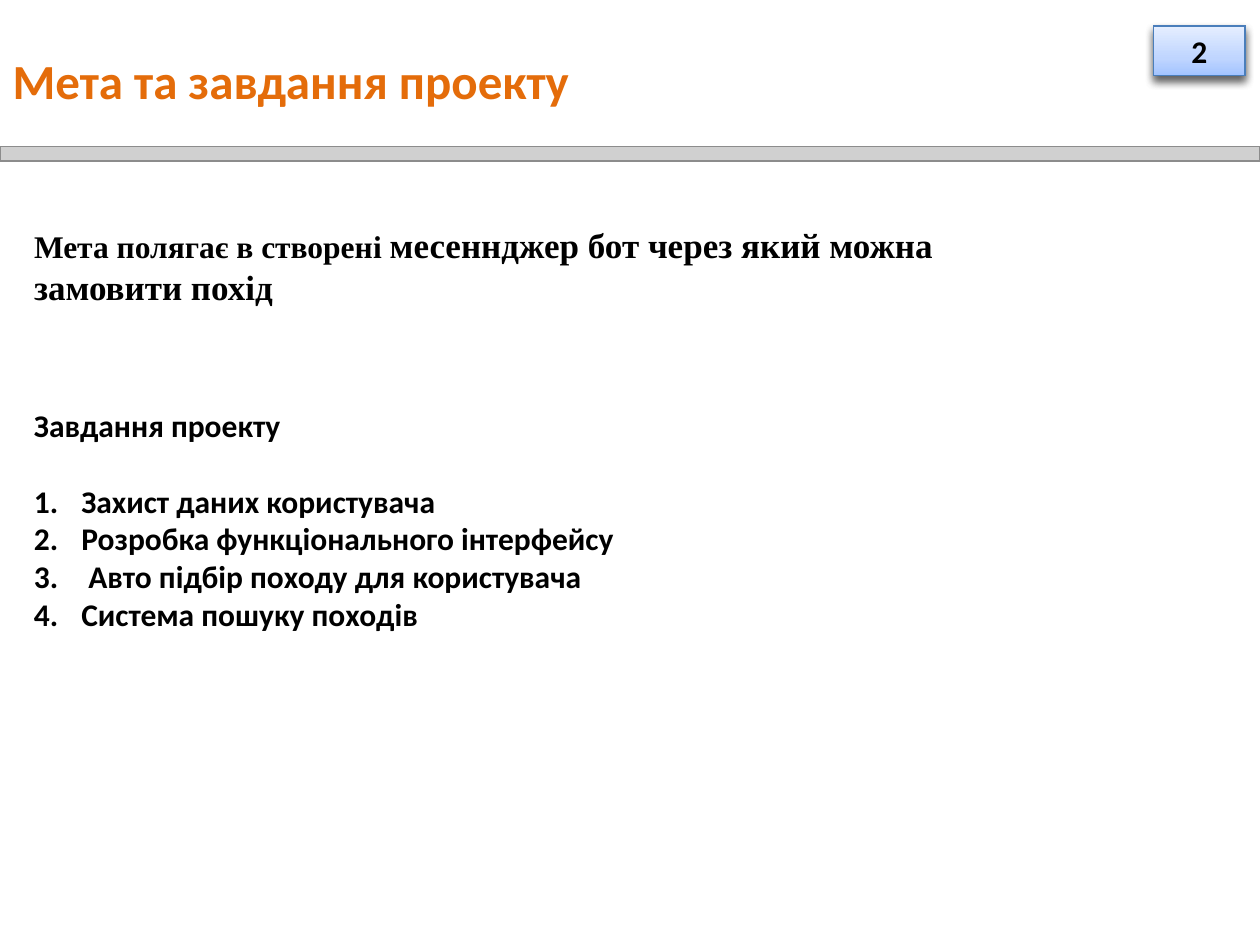
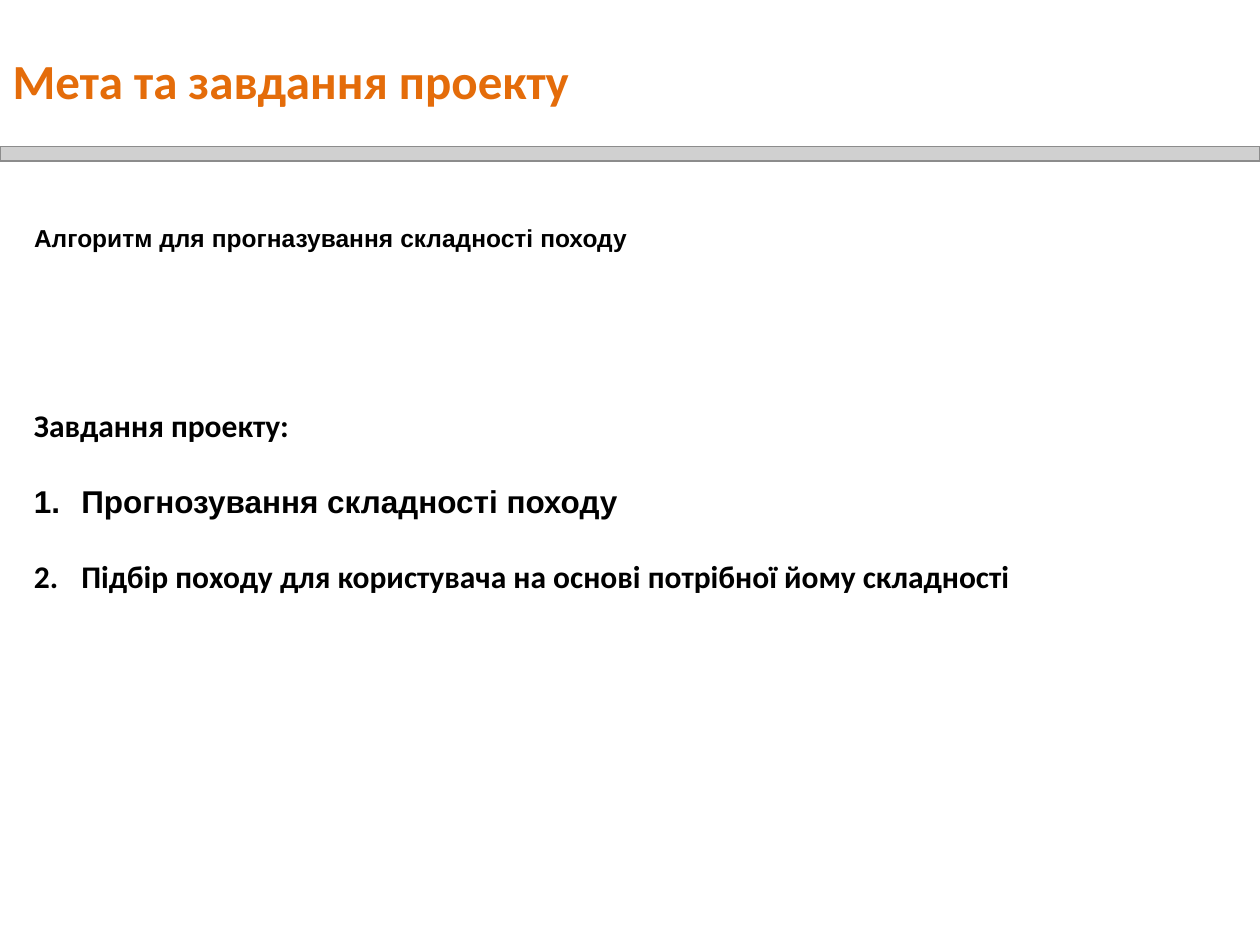
Before and after one commit to SergyMirko/Automation_enterprise_analysis, a slide deck: slide 3 of Презентація.pptx. Drawn at 1260x945 pixels with LibreOffice and Linux fonts; fonts in the diff are those of the drawing; grey boxes stand for pictures. Boxes give left, top, right and bottom in pixels: in the first picture for what was removed or moved away, otherwise in the second. Text is boxed around its words. In the diff, an @@ line names an element or a change of style, - is before the commit and + after.

```diff
--- a/Презентація.pptx
+++ b/Презентація.pptx
@@ rectangle removed at [1154, 26, 1246, 76] @@
-19
@@ rectangle removed at [1154, 26, 1246, 76] @@
-2
@@ text at [34, 229, 626, 252]: text changed; size 20 to 14 pt; font Times New Roman to Arial @@
-Мета полягає в створені месеннджер бот через який можна замовити похід
+Алгоритм для прогназування складності походу
@@ text at [34, 416, 1009, 593]: text changed @@
-Завдання проекту
-1. Захист даних користувача
-2. Розробка функціонального інтерфейсу
-3. Авто підбір походу для користувача
-4. Система пошуку походів
+Завдання проекту:
+1. Прогнозування складності походу
+2. Підбір походу для користувача на основі потрібної йому складності
```
Also in this commit, not shown: 2 other slides changed, 1 slide added, 3 slides removed, 1 other file.
